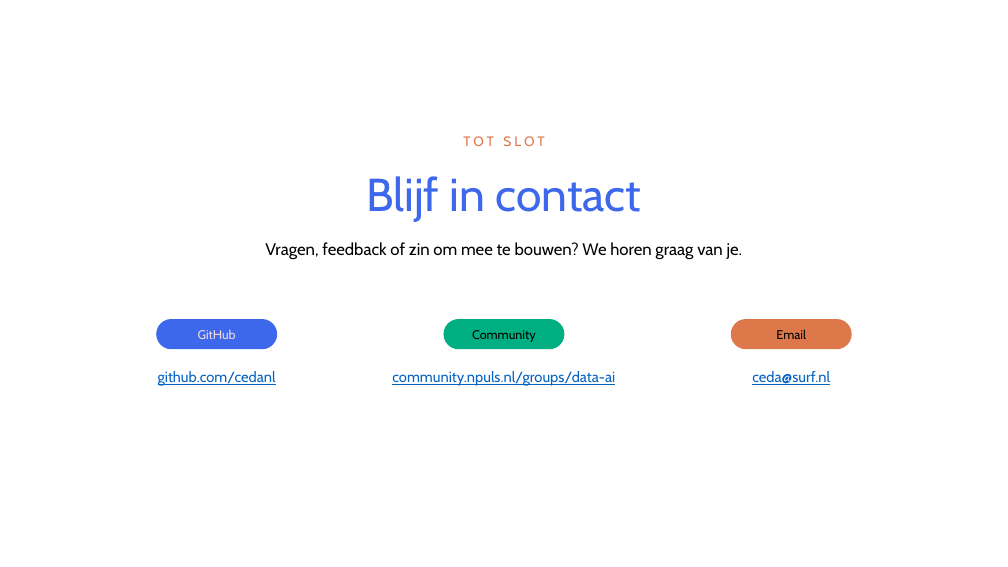
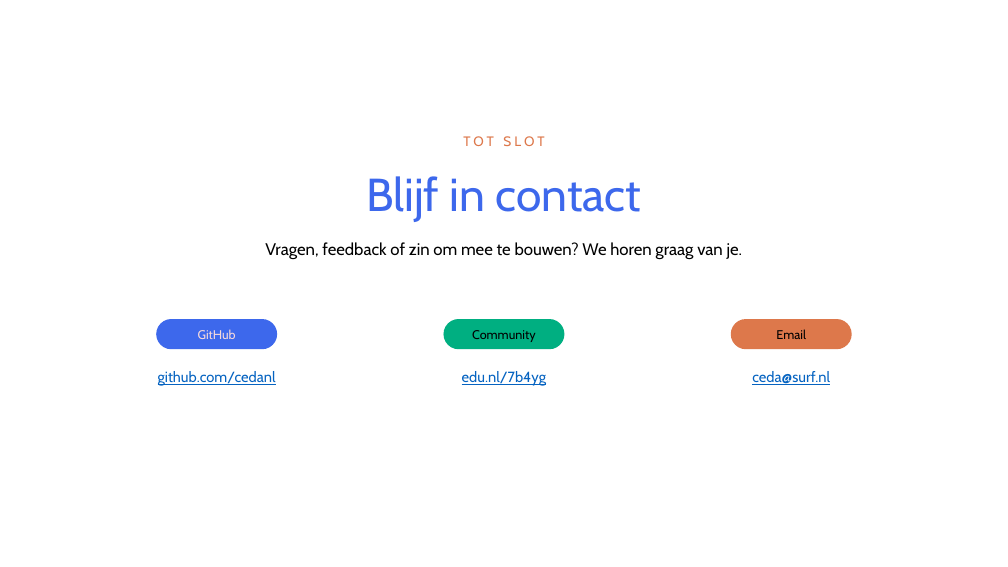
Before and after one commit to cedanl/clidev-presentaties, a slide deck: slide 24 of exports/261029_dair_onderwijsdata/261029_dair_onderwijsdata.pptx (slide 23 before the commit). Drawn at 1008x567 pixels with LibreOffice and Linux fonts; fonts in the diff are those of the drawing; background and template pictures are left out. Boxes give left, top, right and bottom in pixels: in the first picture for what was removed or moved away, otherwise in the second. Text is boxed around its words. In the diff, an @@ line names an element or a change of style, - is before the commit and + after.

```diff
--- a/exports/261029_dair_onderwijsdata/261029_dair_onderwijsdata.pptx
+++ b/exports/261029_dair_onderwijsdata/261029_dair_onderwijsdata.pptx
@@ text at bbox=[462, 371, 546, 386]: text changed @@
-community.npuls.nl/groups/data-ai
+edu.nl/7b4yg
```
Also in this commit, not shown: 2 other slides changed, 3 slides added, 2 slides removed, 8 other files.
